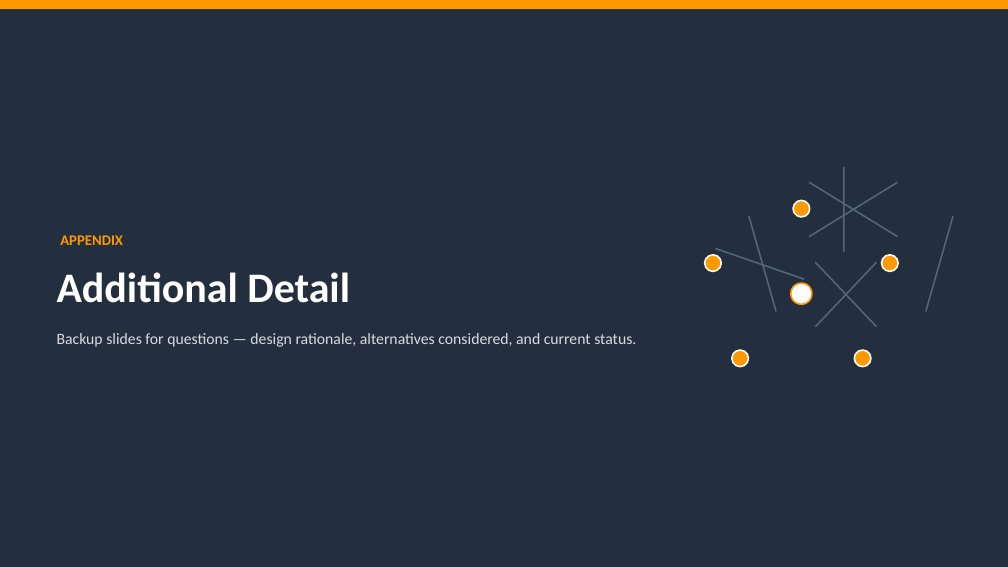
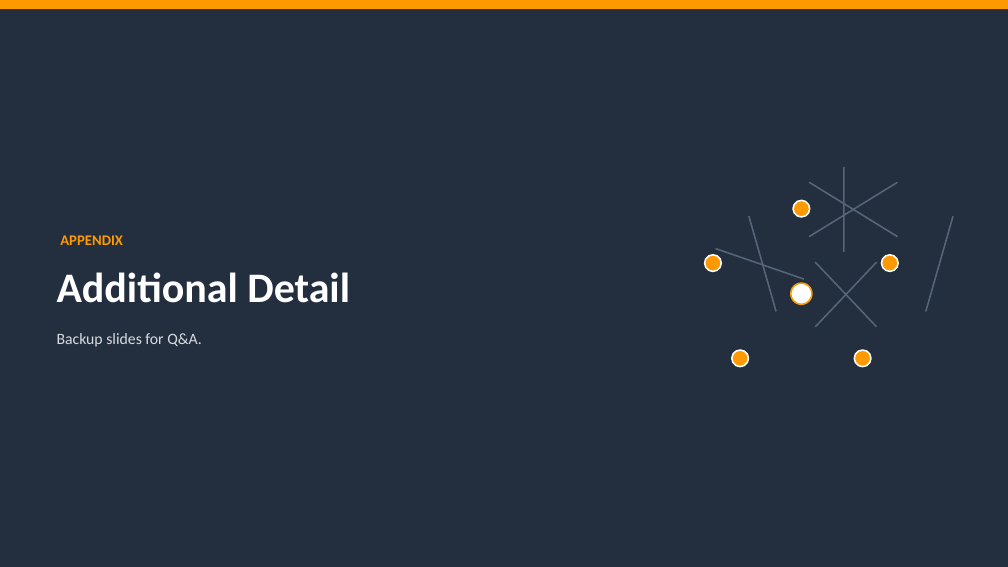
Before and after one commit to lhnminh/MMRF-KnowledgeGraph, a slide deck: slide 10 of ORION_Hackathon_Pitch.pptx. Drawn at 1008x567 pixels with LibreOffice and Linux fonts; fonts in the diff are those of the drawing. Boxes give left, top, right and bottom in pixels: in the first picture for what was removed or moved away, otherwise in the second. Text is boxed around its words. In the diff, an @@ line names an element or a change of style, - is before the commit and + after.

```diff
--- a/ORION_Hackathon_Pitch.pptx
+++ b/ORION_Hackathon_Pitch.pptx
@@ text at <box>57,333,201,347</box>: text changed @@
-Backup slides for questions — design rationale, alternatives considered, and current status.
+Backup slides for Q&A.
```
Also in this commit, not shown: 5 other slides changed.
